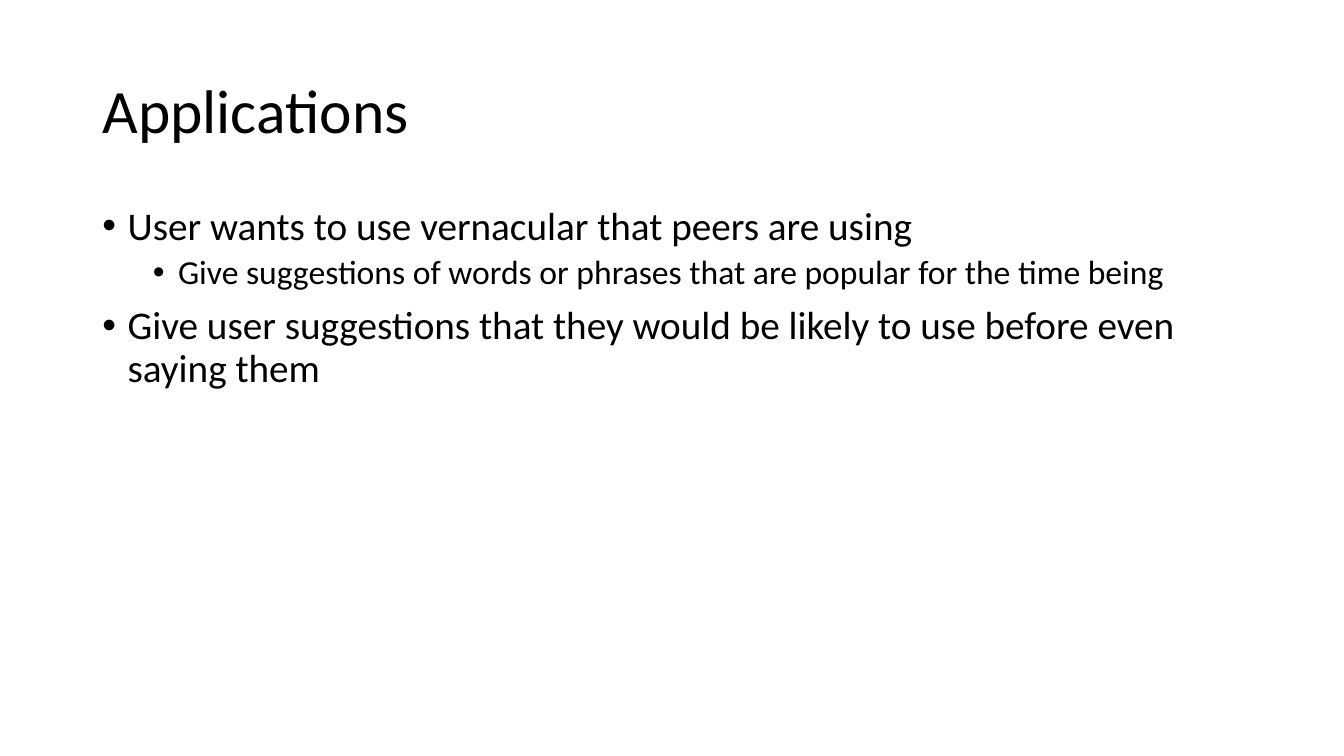
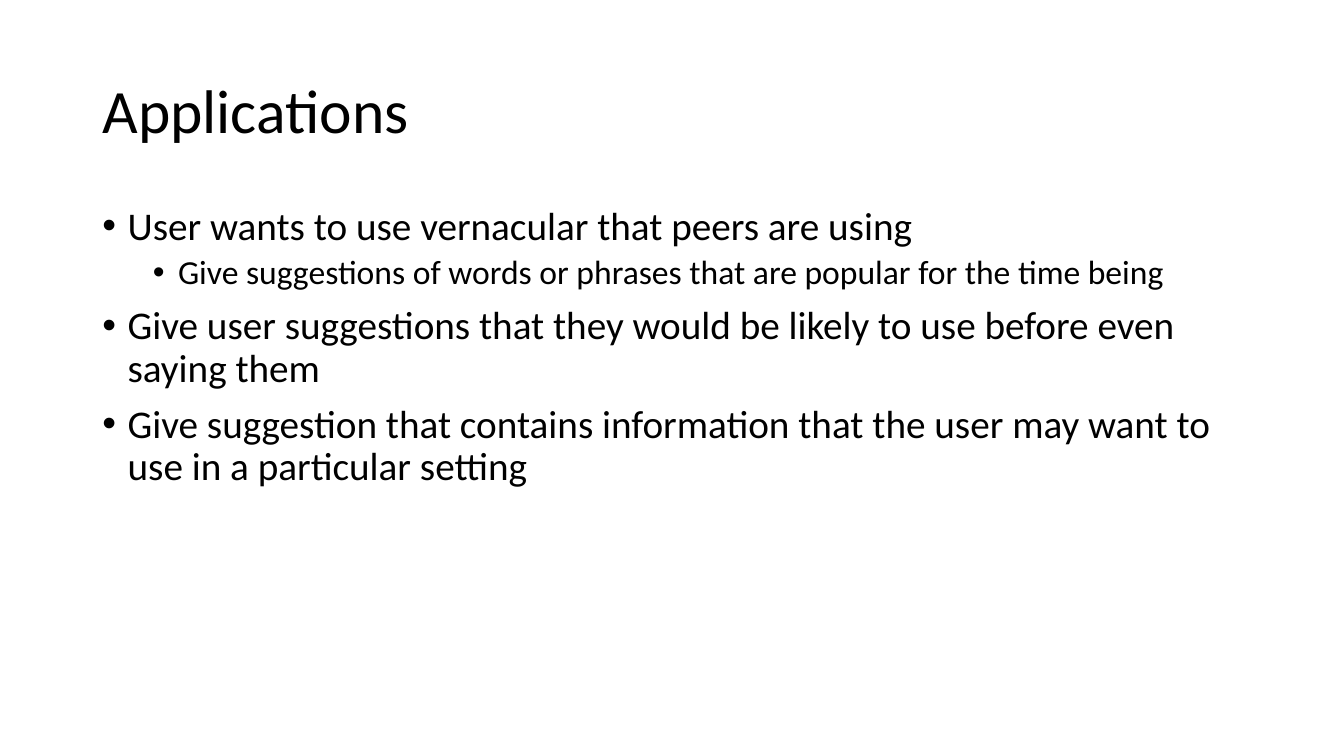
Before and after one commit to rwickman/Word-Suggestion, a slide deck: slide 15 of slides/Word Suggestion Slides.pptx. Drawn at 1344x756 pixels with LibreOffice and Linux fonts; fonts in the diff are those of the drawing. Boxes give left, top, right and bottom in pixels: in the first picture for what was removed or moved away, otherwise in the second. Text is boxed around its words. In the diff, an @@ line names an element or a change of style, - is before the commit and + after.

```diff
--- a/slides/Word Suggestion Slides.pptx
+++ b/slides/Word Suggestion Slides.pptx
@@ text at [128, 410, 1210, 487]: paragraph added @@
+• Give suggestion that contains information that the user may want to use in a particular setting
```
Also in this commit, not shown: 11 other slides changed, 1 other file.
